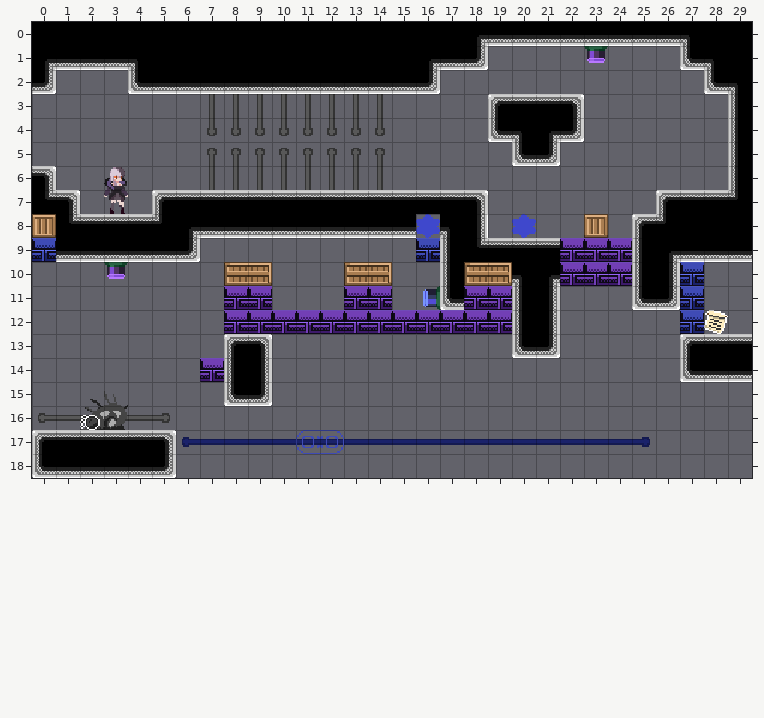
A Tiled map gets an edit: Assets/maps/BookmarkLevels/2 - Lower Class Rooms/6 - UnlockGravitySwap.tmx. This is how it looked before the edit.
Cells are 16x16 px. Shown: x 0..29, y 0..18.
The result:
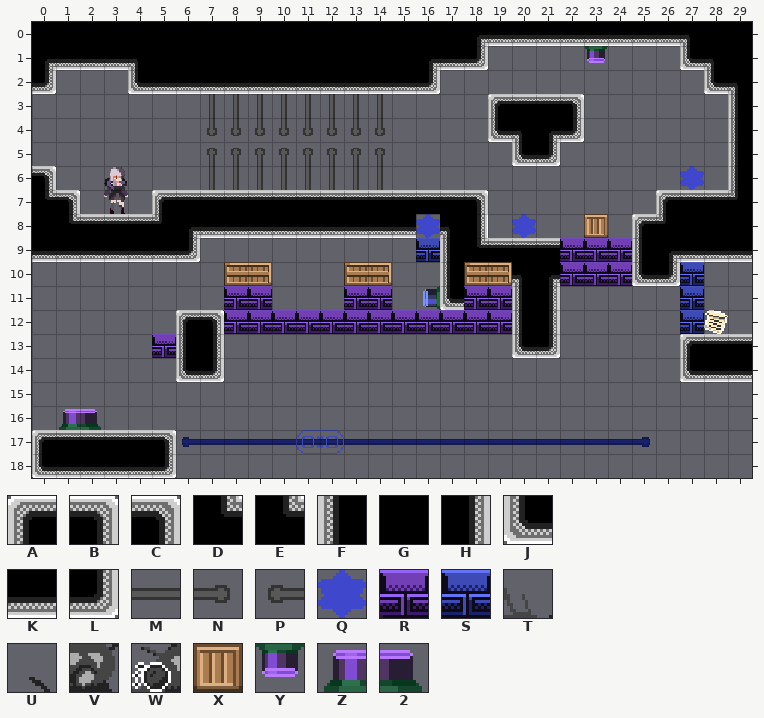
Key: from "Memory world tileset": A 0, B 0 flipped left-right, C 2, D 3 flipped left-right, E 4, F 5, G 6, H 7, J 10, K 11, L 12; from "PlaceholderSprites": M 13, N 14, P 14 flipped left-right, Q 27, R 28, S 29, T 31 flipped left-right, U 32 flipped left-right, V 46 flipped left-right, W 47 flipped left-right, X 54, Y 58 flipped up-down, Z 86, 2 87.
_ is an empty cell, . an unchanged one.
Difference:
--- layer "bkg_close"
@@ x 0..5 @@
-16 PMMMMN
+16 ______
--- layer "ground"
@@ x 0..27 @@
- 6 B.........................._
- 7 DB..........................
- 8 XD..........................
- 9 S...........................
-10 ...Y.....................FH.
-11 .........................JL.
-12 ......__....................
-13 .....___AC..................
-14 ......_RFH..................
-15 ..UT....JL..................
-16 ._WV........................
+ 6 C..........................Q
+ 7 EC..........................
+ 8 GE..........................
+ 9 K...........................
+10 ..._.....................JL.
+11 .........................__.
+12 ......AC....................
+13 .....RFH__..................
+14 ......JL__..................
+15 ..__....__..................
+16 .Z2_........................
